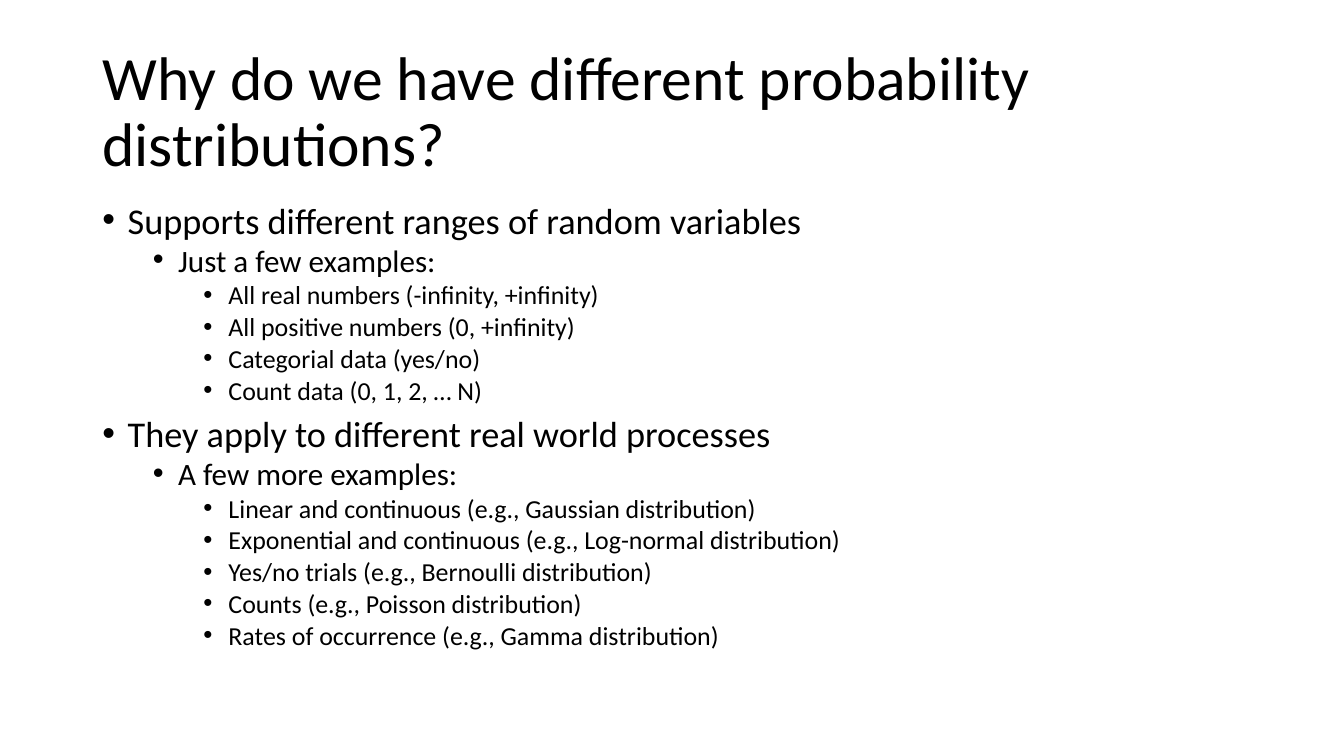
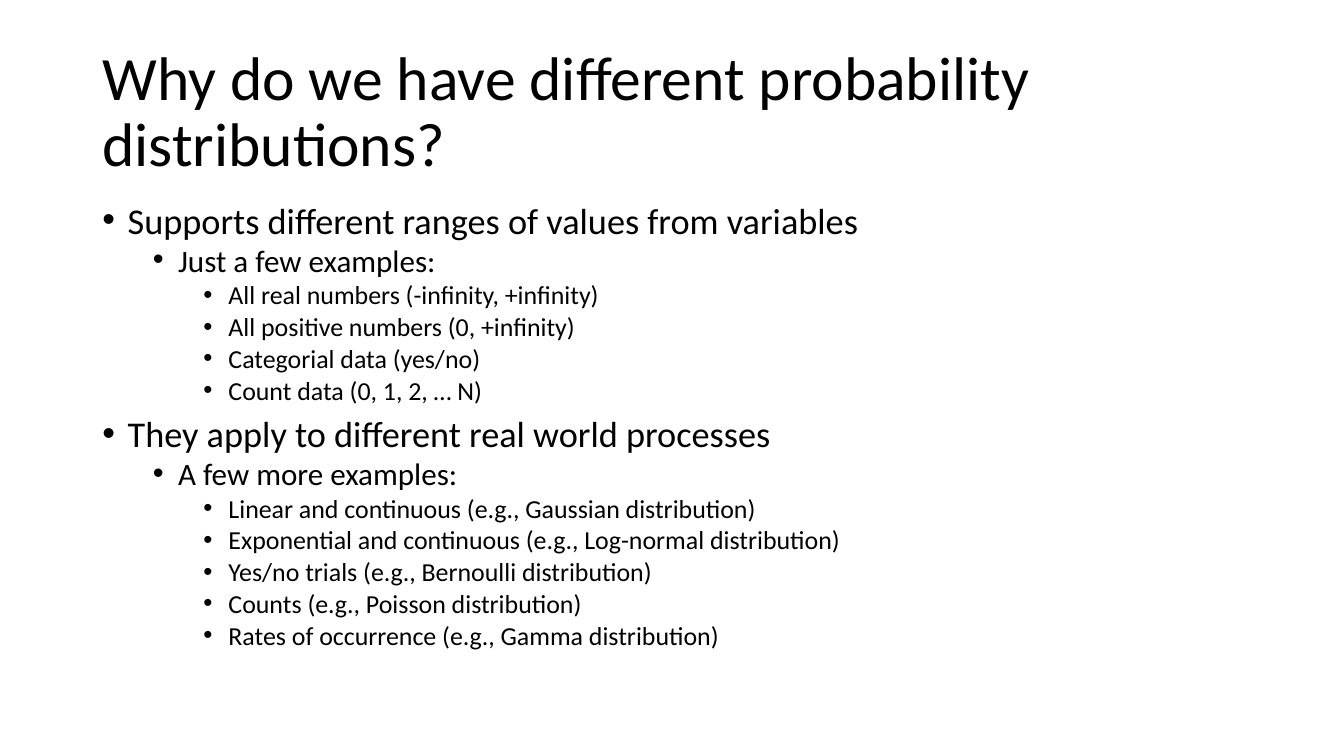
Before and after one commit to evanmadams/NAOC2020-Count-Data-Workshop, a slide deck: slide 7 of lessons/An Introduction to probability distributions.pptx. Drawn at 1344x756 pixels with LibreOffice and Linux fonts; fonts in the diff are those of the drawing. Boxes give left, top, right and bottom in pixels: in the first picture for what was removed or moved away, otherwise in the second. Text is boxed around its words. In the diff, an @@ line names an element or a change of style, - is before the commit and + after.

```diff
--- a/lessons/An Introduction to probability distributions.pptx
+++ b/lessons/An Introduction to probability distributions.pptx
@@ text at [128, 208, 858, 241]: text changed @@
-• Supports different ranges of random variables
+• Supports different ranges of values from variables
```
Also in this commit, not shown: 9 other slides changed, 2 other files.
